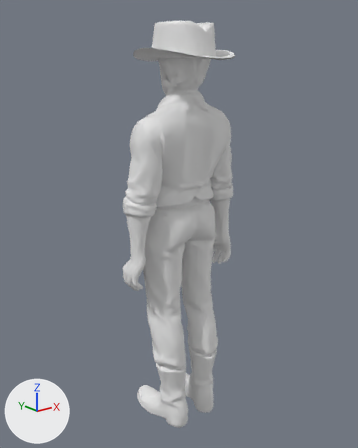
Renders of the glTF model assets/people/young_drifter_s3_talking.glb from each side of a commit.
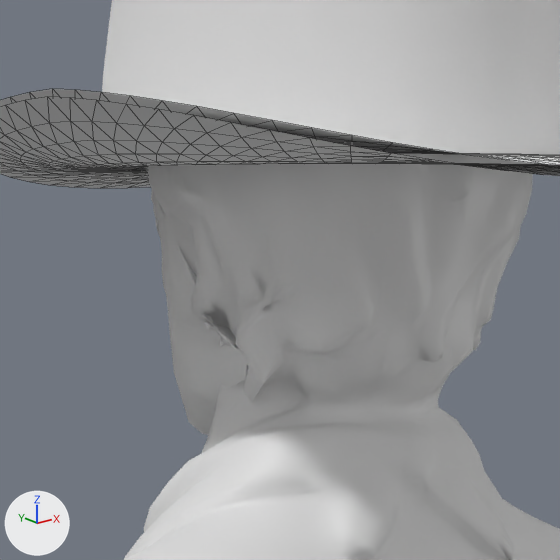
There are two pictures of each version: one whole from a 50 mm lens placed at (-1.347, -1.664, 1.643), pointed at (-0.002, 0.016, 0.971), one close up on the part from 39% to 60% of the width and 8% to 25% of the height. The lights are fixed; the arrows at lower left show +X, +Y and +Z. The first two pictures are the older version. The close-ups show mesh edges as thin lines.

In view in the first close-up: 'body_head', 'body_skin', 'cloth_hat', 'cloth_hat_brim'.
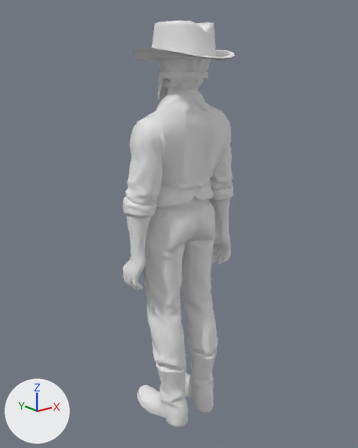
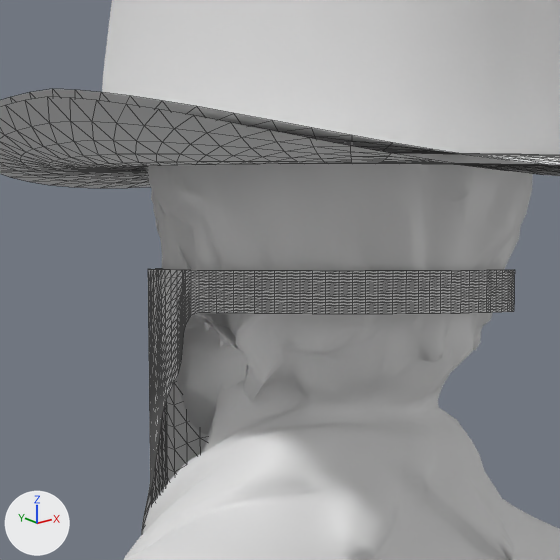
Pixel boxes [x1, y1, x2, y2] of what changed, in the close-ups (560 x 560 px):
'cloth_bandana_mask', added
    after: [142, 269, 515, 534]

The change in detail:
Mesh me_cloth_bandana_mask is new.
It has 1536 vertices, 2880 faces and spans x -0.096..0.094, y -0.111..0.139, z 1.436..1.63.
Object 'cloth_bandana_mask' (ob_cloth_bandana_mask) is new; it shows me_cloth_bandana_mask.
Its location is (0.0, 0.0, 0.0).
